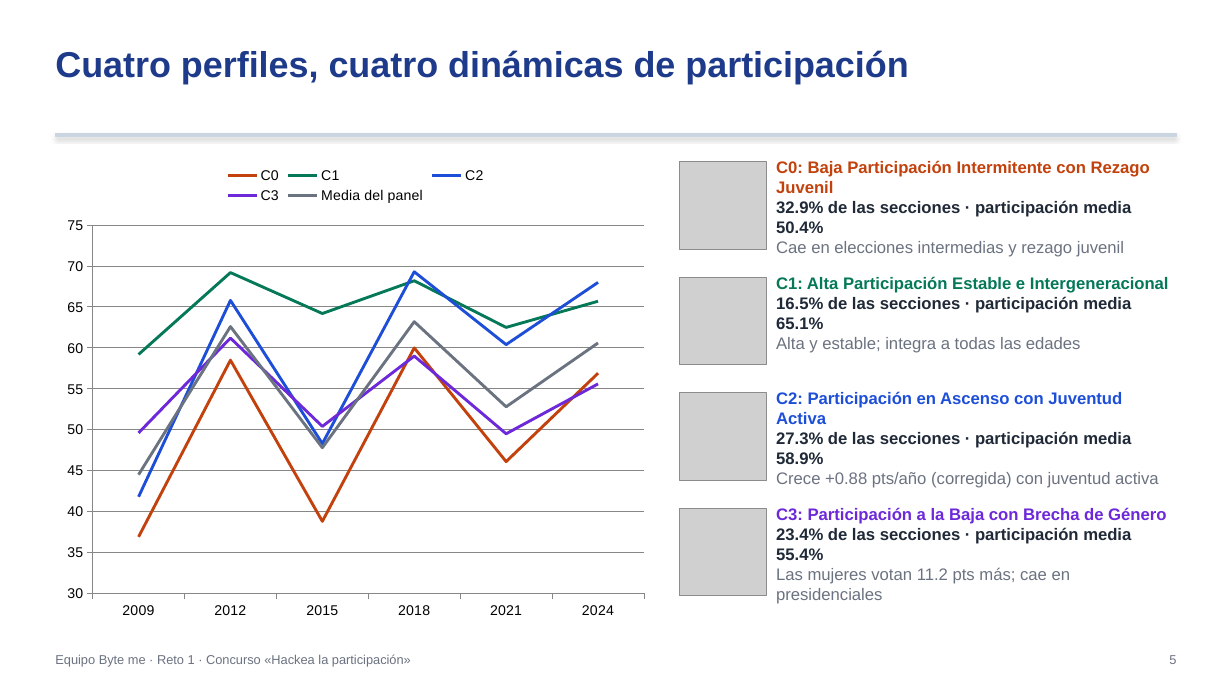
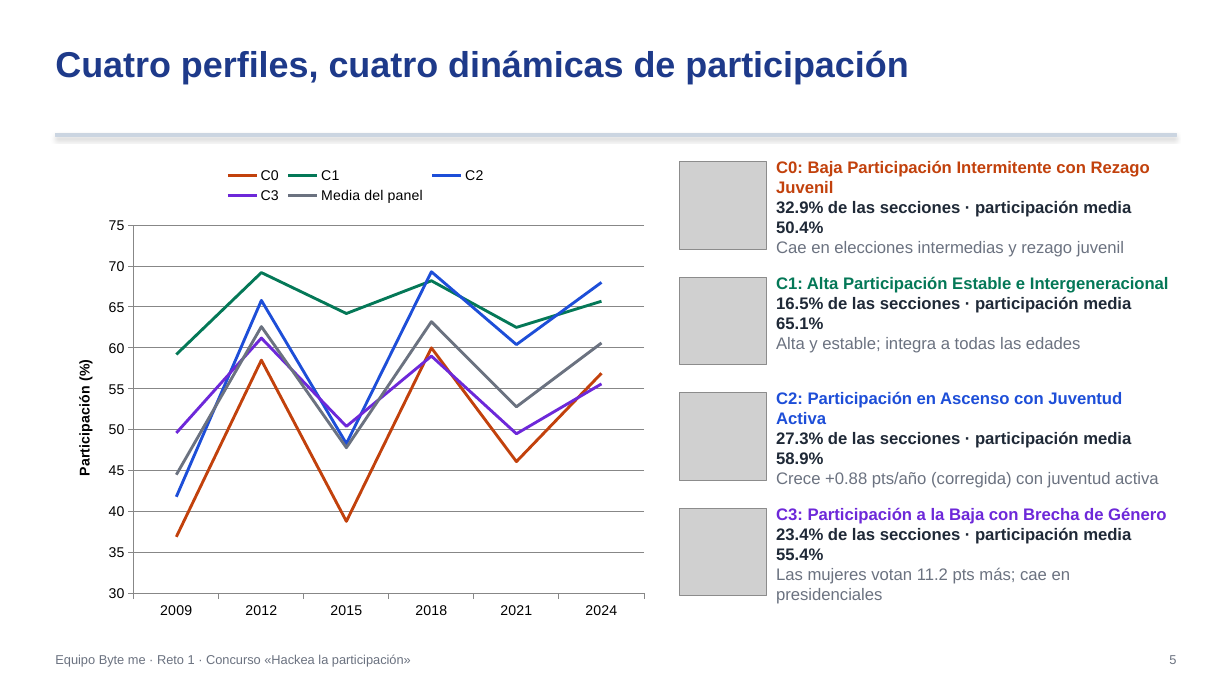
Before and after one commit to Johanan1113/Hackaton_INE_byte_me, a slide deck: slide 5 of outputs/entregables/Presentacion_Ejecutiva_ByteMe.pptx. Drawn at 1232x693 pixels with LibreOffice and Linux fonts; fonts in the diff are those of the drawing; grey boxes stand for pictures. Boxes give left, top, right and bottom in pixels: in the first picture for what was removed or moved away, otherwise in the second. Text is boxed around its words. In the diff, an @@ line names an element or a change of style, - is before the commit and + after.

```diff
--- a/outputs/entregables/Presentacion_Ejecutiva_ByteMe.pptx
+++ b/outputs/entregables/Presentacion_Ejecutiva_ByteMe.pptx
@@ line chart at (55, 157, 656, 628) @@
@@ value axis title "" to "Participación (%)" @@
```
Also in this commit, not shown: 6 other slides changed, 18 other files.
